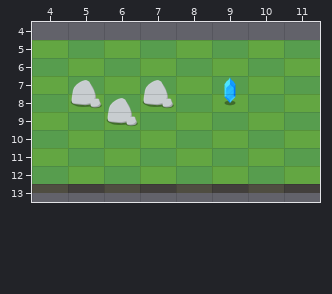
Two versions of a level (Tiled map (JSON), maps/demo.json). Above is the file before it was changed.
Cells are 64x32 px. Shown: x 4..11, y 4..13.
The same view after the edit:
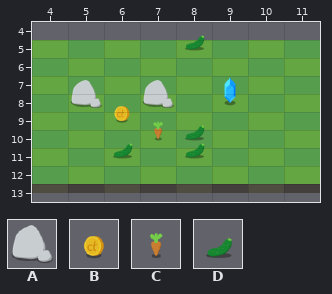
Key: from "objects": A 24, B 29, C 35, D 37.
_ is an empty cell.
Tiles replaced or removed in this view: A.
Message: Create Item class
Change:
Changed rows in their new state; . is an unchanged cell.
Layer "obstacles":
first column x 6:
 9 _
Layer "items":
first column x 8:
 5 D
first column x 6:
 9 B..
10 .CD
11 D.D
Changed places in both pictures, as pixel boxes (x1, y1, x2, y2):
added: (185, 35, 205, 51)
changed: (106, 98, 205, 159)
